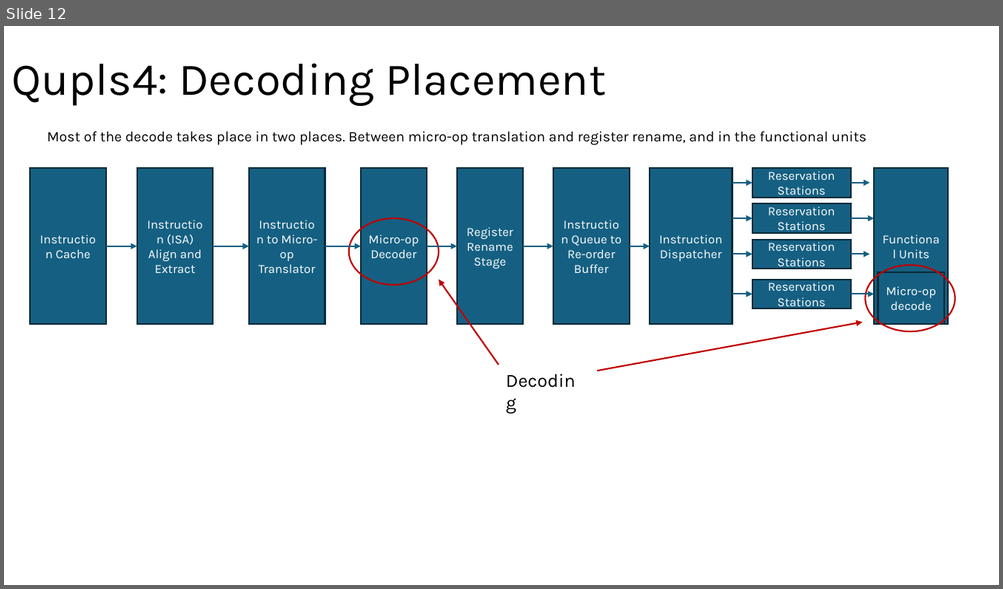
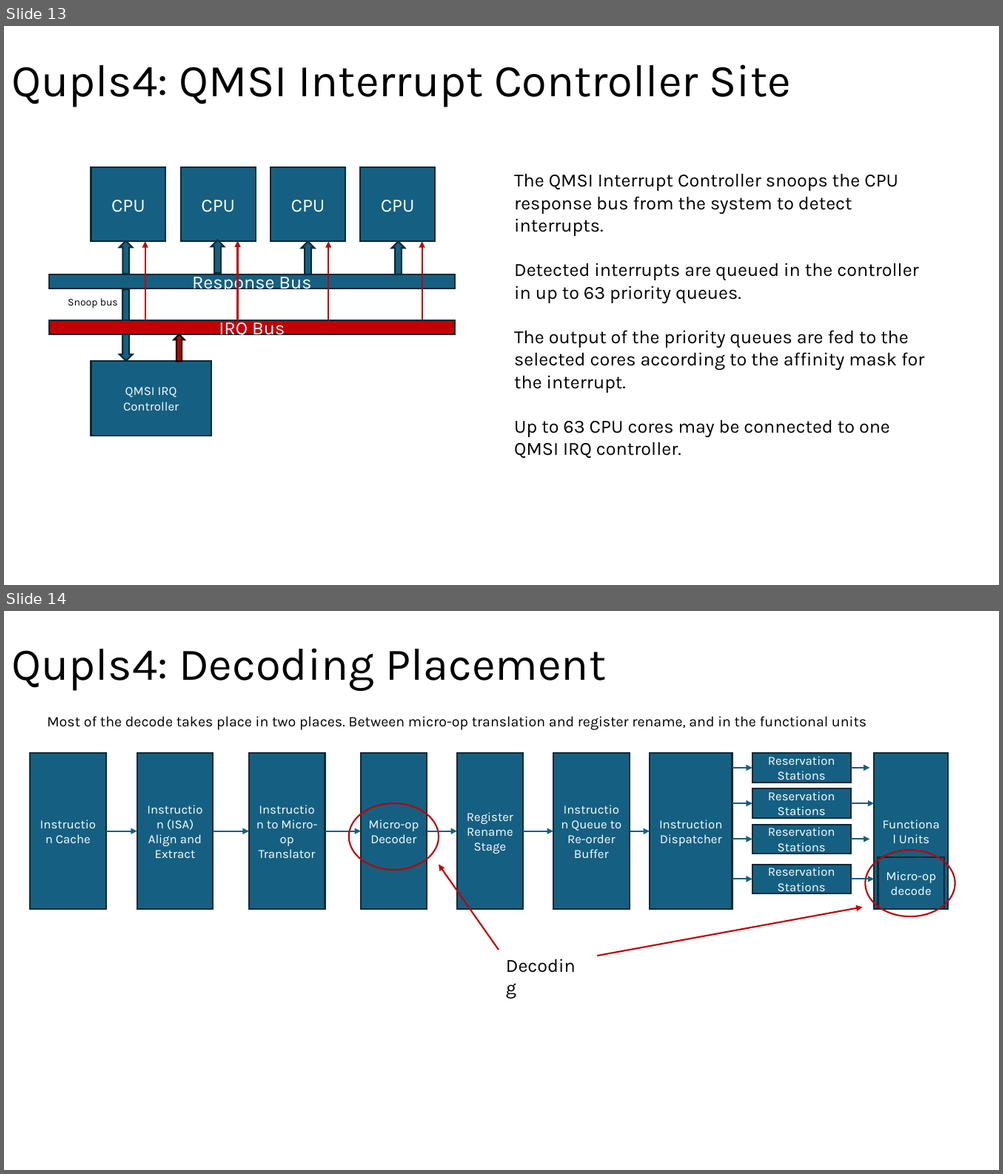
Before and after one commit to robfinch/Qupls, a slide deck: rtl/cpu_v4/doc/Qupls4.pptx. Shown one above the other, each under a label of ours: slide 12 before the commit, slides 13 and 14 after it. The pictures are 1003x589 and 1003x1174 pixels, drawn with LibreOffice and Linux fonts; fonts in the diff are those of the drawing. Boxes give left, top, right and bottom in pixels: in the first picture for what was removed or moved away, otherwise in the second. Text is boxed around its words. In the diff, an @@ line names an element or a change of style, - is before the commit and + after.

Commit message:
Qupls4 - update

```diff
--- a/rtl/cpu_v4/doc/Qupls4.pptx
+++ b/rtl/cpu_v4/doc/Qupls4.pptx
@@ slide 13 added at [4,26,999,585], background #FFFFFF @@
@@ title added at [11,64,791,107], 44 pt, text #000000 @@
+Qupls4: QMSI Interrupt Controller Site
@@ rectangle added at [91,167,166,241], fill #156082, outline #092A39 1.5 pt, 18 pt, text #FFFFFF @@
+CPU
@@ rectangle added at [181,167,256,241], fill #156082, outline #092A39 1.5 pt, 18 pt, text #FFFFFF @@
+CPU
@@ rectangle added at [270,167,345,241], fill #156082, outline #092A39 1.5 pt, 18 pt, text #FFFFFF @@
+CPU
@@ rectangle added at [361,167,435,241], fill #156082, outline #092A39 1.5 pt, 18 pt, text #FFFFFF @@
+CPU
@@ text added at [514,173,924,438], 18 pt, text #000000 @@
+The QMSI Interrupt Controller snoops the CPU response bus from the system to detect interrupts.
+Detected interrupts are queued in the controller in up to 63 priority queues.
+The output of the priority queues are fed to the selected cores according to the affinity mask for the interrupt.
+Up to 63 CPU cores may be connected to one QMSI IRQ controller.
@@ down arrow added at [119,241,132,274], fill #156082, outline #092A39 1.5 pt @@
@@ arrow added from (145, 321) to (145, 241), #C00000 1.5 pt @@
@@ down arrow added at [211,240,224,273], fill #156082, outline #092A39 1.5 pt @@
@@ arrow added from (238, 321) to (238, 241), #C00000 1.5 pt @@
@@ down arrow added at [301,241,314,275], fill #156082, outline #092A39 1.5 pt @@
@@ arrow added from (329, 321) to (329, 241), #C00000 1.5 pt @@
@@ down arrow added at [392,241,404,275], fill #156082, outline #092A39 1.5 pt @@
@@ arrow added from (422, 321) to (422, 241), #C00000 1.5 pt @@
@@ rectangle added at [48,275,455,289], fill #156082, outline #092A39 1.5 pt, 18 pt, text #FFFFFF @@
+Response Bus
@@ down arrow added at [119,290,132,362], fill #156082, outline #092A39 1.5 pt @@
@@ text added at [68,298,118,309], 10 pt, text #000000 @@
+Snoop bus
@@ rectangle added at [48,321,455,335], fill #C00000, outline #092A39 1.5 pt, 18 pt, text #FFFFFF @@
+IRQ Bus
@@ right arrow added at [174,335,185,362], fill #C00000, outline #000000 1.5 pt @@
@@ rectangle added at [91,361,211,436], fill #156082, outline #092A39 1.5 pt, 12 pt, text #FFFFFF @@
+QMSI IRQ Controller
@@ what was slide 12 is now slide 14 @@
```
Also in this commit, not shown: 1 other slide added, 16 other files.
